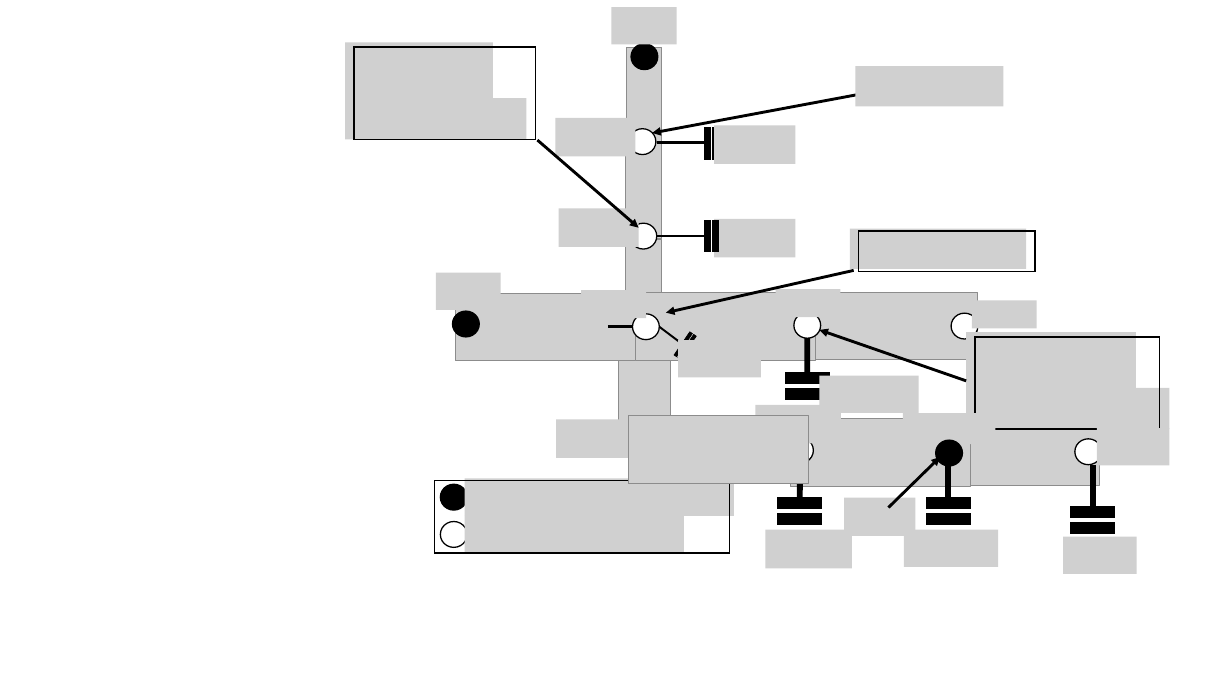
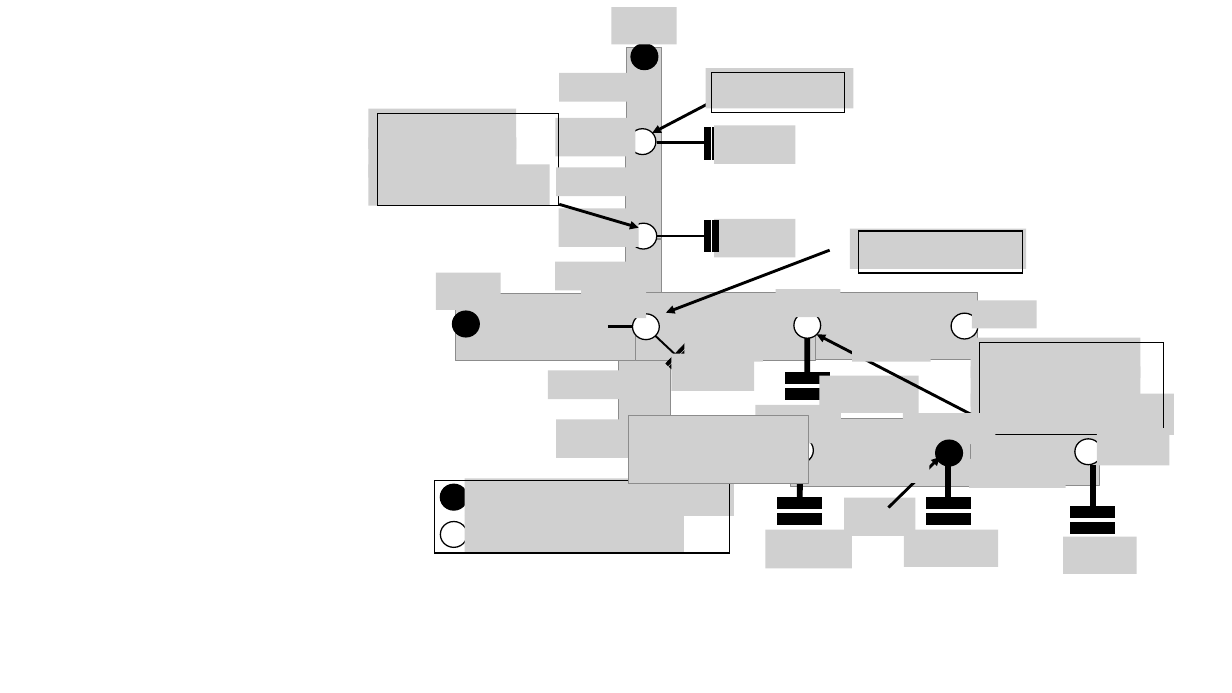
Before and after one commit to xixihaha1995/Hybrid_RC_GGMR, a slide deck: slide 4 of writing/Purdue_Hybrid_Schema.pptx (slide 5 before the commit). Drawn at 1232x693 pixels with LibreOffice and Linux fonts; fonts in the diff are those of the drawing; grey boxes stand for pictures. Boxes give left, top, right and bottom in pixels: in the first picture for what was removed or moved away, otherwise in the second. Text is boxed around its words. In the diff, an @@ line names an element or a change of style, - is before the commit and + after.

```diff
--- a/writing/Purdue_Hybrid_Schema.pptx
+++ b/writing/Purdue_Hybrid_Schema.pptx
@@ picture removed at bbox=[345, 43, 493, 83] @@
@@ picture removed at bbox=[345, 71, 493, 112] @@
@@ picture added at bbox=[559, 73, 640, 102] @@
@@ picture added at bbox=[706, 68, 854, 109] @@
@@ rectangle added at bbox=[712, 72, 845, 112], outline #000000 1 pt @@
@@ picture removed at bbox=[856, 67, 1004, 107] @@
@@ picture removed at bbox=[345, 98, 526, 140] @@
@@ picture added at bbox=[369, 109, 517, 150] @@
@@ rectangle: place and size @@
-rectangle at bbox=[354, 47, 535, 140]
+rectangle at bbox=[377, 114, 558, 206]
@@ arrow moved from (863, 93) - (653, 133) to (708, 104) - (653, 133) @@
@@ picture added at bbox=[369, 138, 517, 178] @@
@@ picture added at bbox=[369, 165, 550, 206] @@
@@ picture added at bbox=[556, 167, 644, 196] @@
@@ arrow moved from (538, 140) - (639, 227) to (559, 204) - (639, 227) @@
@@ rectangle: place and size @@
-rectangle at bbox=[859, 231, 1035, 272]
+rectangle at bbox=[859, 231, 1022, 273]
@@ picture added at bbox=[555, 262, 647, 290] @@
@@ arrow moved from (854, 271) - (666, 312) to (830, 250) - (666, 312) @@
@@ line moved from (660, 327) - (684, 345) to (655, 335) - (677, 355) @@
@@ math equal at bbox=[661, 338, 697, 374]: rotation 304 to 313 degrees @@
@@ picture: place and size @@
-picture at bbox=[678, 340, 762, 377]
+picture at bbox=[672, 354, 755, 391]
@@ picture added at bbox=[685, 333, 763, 361] @@
@@ arrow moved from (967, 381) - (820, 330) to (970, 414) - (817, 335) @@
@@ picture added at bbox=[852, 333, 931, 361] @@
@@ picture added at bbox=[548, 371, 643, 399] @@
@@ 3 pictures, 1 rectangle: place and size @@
-3 pictures, 1 rectangle at bbox=[967, 332, 1170, 430]
+3 pictures, 1 rectangle at bbox=[970, 338, 1174, 435]
@@ picture added at bbox=[827, 454, 930, 482] @@
@@ picture added at bbox=[970, 459, 1067, 488] @@
```
Also in this commit, not shown: 5 slides added, 34 other files.
